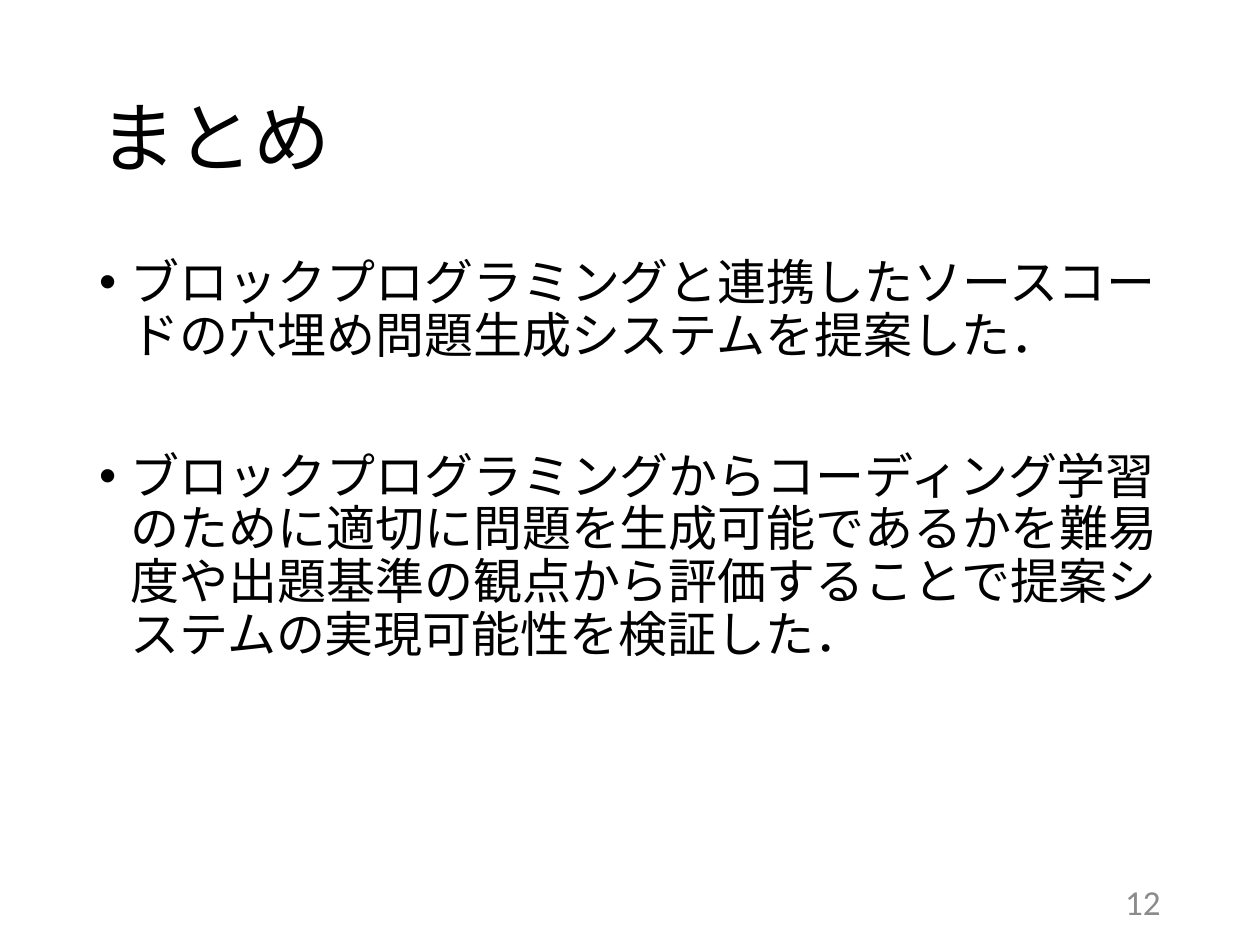
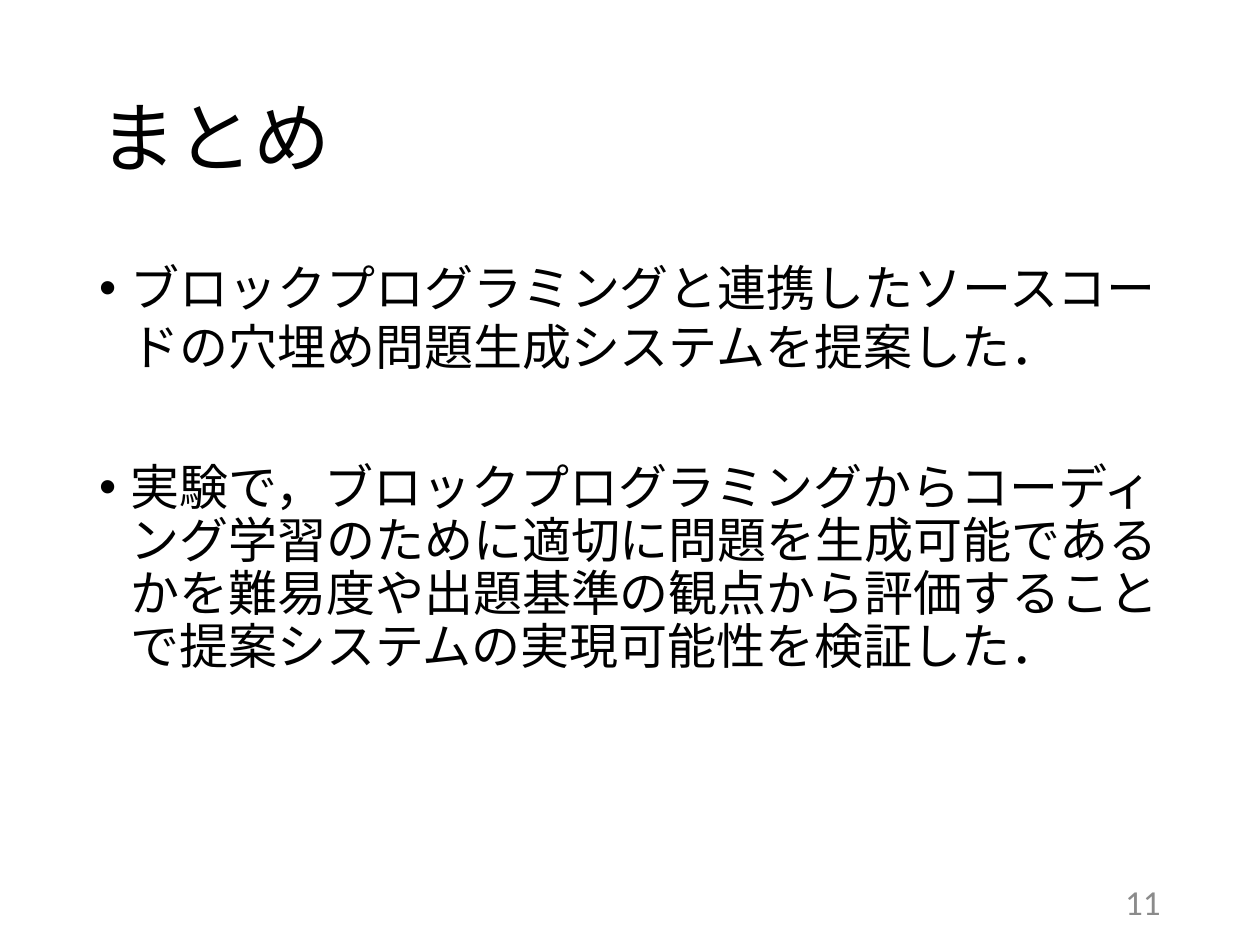
Before and after one commit to kait-takanolab/1821121-shimaoka-thesis, a slide deck: slide 11 of 1821121_shimaoka_thesis.pptx (slide 12 before the commit). Drawn at 1260x945 pixels with LibreOffice and Linux fonts; fonts in the diff are those of the drawing. Boxes give left, top, right and bottom in pixels: in the first picture for what was removed or moved away, otherwise in the second. Text is boxed around its words. In the diff, an @@ line names an element or a change of style, - is before the commit and + after.

```diff
--- a/1821121_shimaoka_thesis.pptx
+++ b/1821121_shimaoka_thesis.pptx
@@ text at (x1=131, y1=264, x2=1156, y2=369): line spacing 0.9 to 1 @@
@@ text at (x1=131, y1=463, x2=1159, y2=668): text changed @@
-• ブロックプログラミングからコーディング学習のために適切に問題を生成可能であるかを難易度や出題基準の観点から評価することで提案システムの実現可能性を検証した．
+• 実験で，ブロックプログラミングからコーディング学習のために適切に問題を生成可能であるかを難易度や出題基準の観点から評価することで提案システムの実現可能性を検証した．
@@ page number at (x1=1125, y1=892, x2=1160, y2=915): text changed @@
-12
+11
```
Also in this commit, not shown: 12 other slides changed, 1 slide removed, 2 other files.
